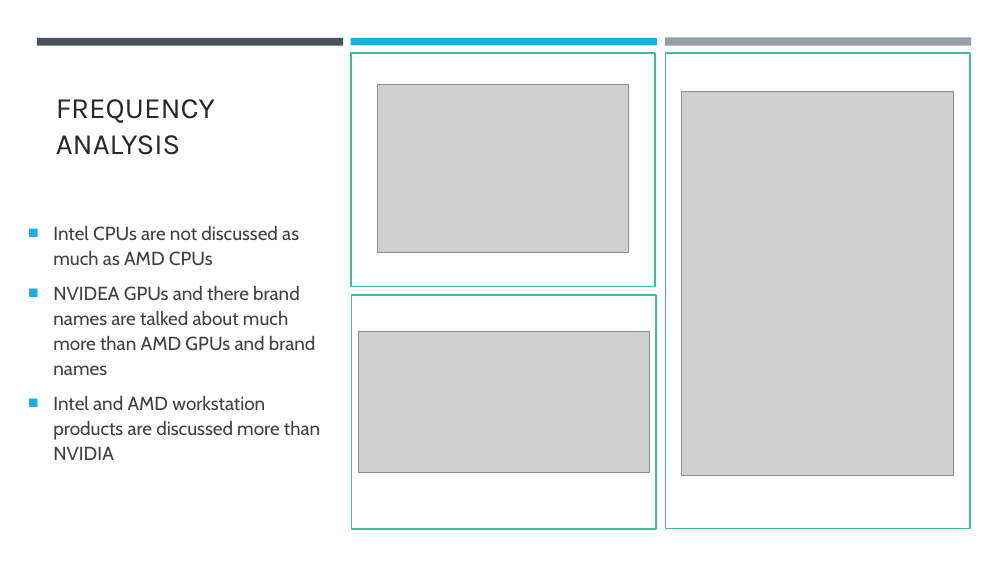
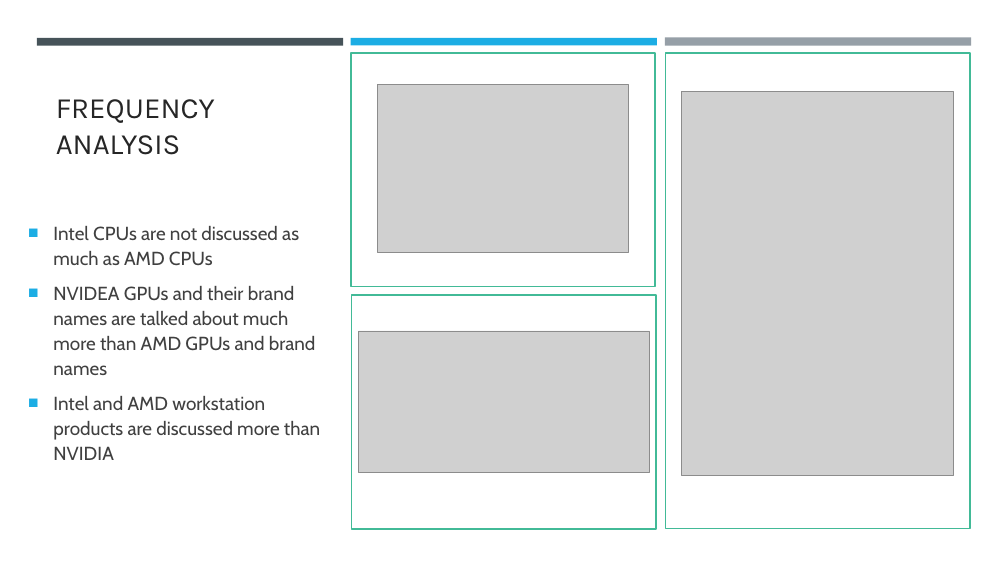
Before and after one commit to tsbloxsom/AMD-forums-project, a slide deck: slide 5 of product comparisons PP.pptx. Drawn at 1008x567 pixels with LibreOffice and Linux fonts; fonts in the diff are those of the drawing; grey boxes stand for pictures. Boxes give left, top, right and bottom in pixels: in the first picture for what was removed or moved away, otherwise in the second. Text is boxed around its words. In the diff, an @@ line names an element or a change of style, - is before the commit and + after.

```diff
--- a/product comparisons PP.pptx
+++ b/product comparisons PP.pptx
@@ text at (53, 286, 316, 375): text changed @@
-■ NVIDEA GPUs and there brand names are talked about much more than AMD GPUs and brand names
+■ NVIDEA GPUs and their brand names are talked about much more than AMD GPUs and brand names
```
Also in this commit, not shown: 2 other slides changed.
